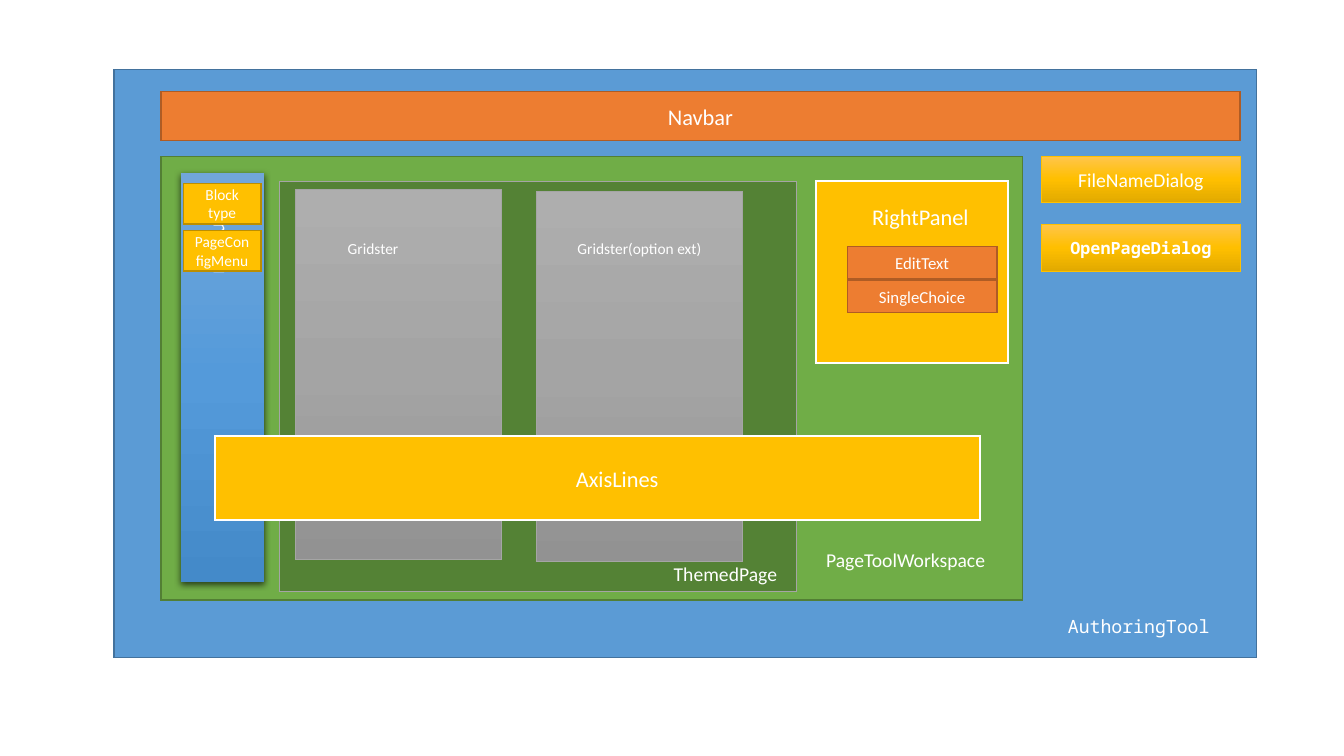
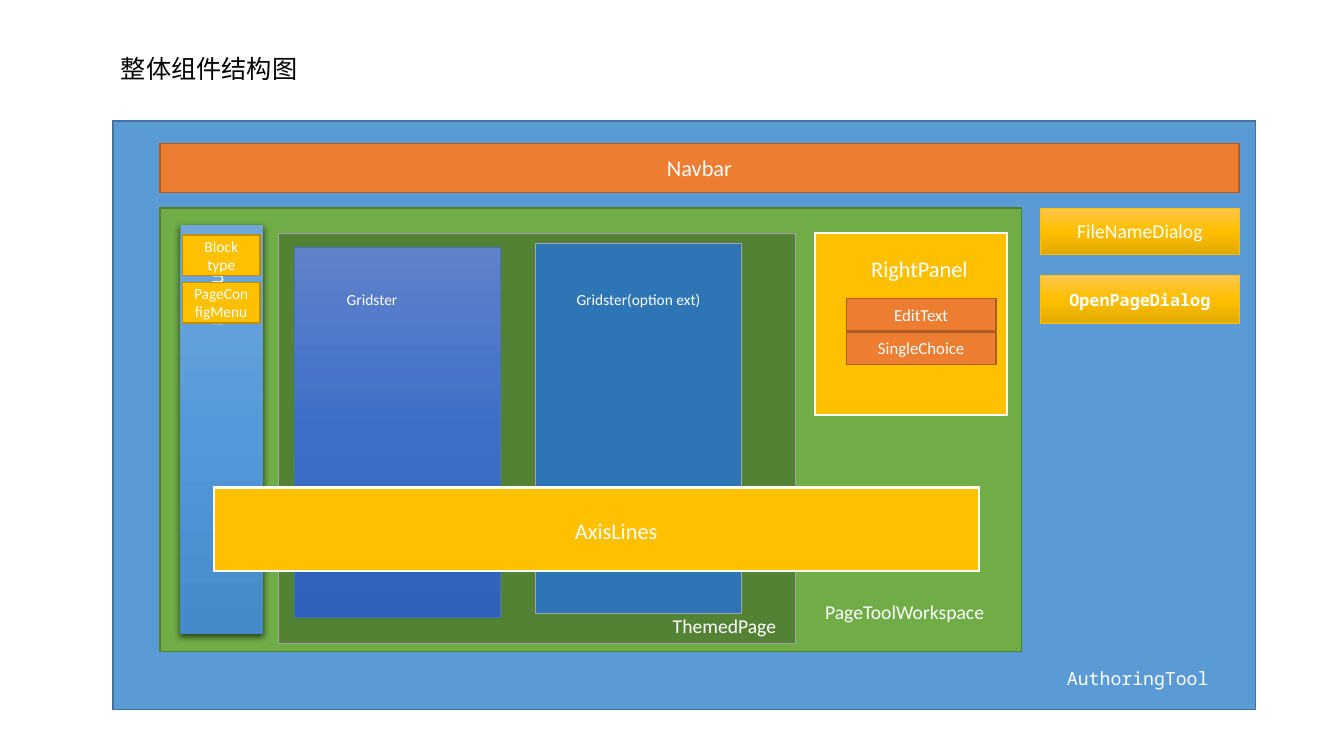
Before and after one commit to qcgm1978/AuthoringTool, a slide deck: slide 2 of doc/AuthoringTool Design.pptx. Drawn at 1344x756 pixels with LibreOffice and Linux fonts; fonts in the diff are those of the drawing. Boxes give left, top, right and bottom in pixels: in the first picture for what was removed or moved away, otherwise in the second. Text is boxed around its words. In the diff, an @@ line names an element or a change of style, - is before the commit and + after.

```diff
--- a/doc/AuthoringTool Design.pptx
+++ b/doc/AuthoringTool Design.pptx
@@ text added at [121,56,297,80], 18 pt, text #000000 @@
+整体组件结构图
@@ rectangle: place and size @@
-rectangle at [295,190,501,560]
+rectangle at [294,247,500,617]
@@ rectangle at [294,247,500,617]: fill gradient #AFAFAF to #A5A5A5 to #939393 to gradient #6183CB to #3E70CA to #3062BB; outline #A5A5A5 0.5 pt to #4472C4 0.5 pt @@
@@ 14 rectangles, 6 texts: place and size @@
-14 rectangles, 6 texts at [114,70,1256,658]
+14 rectangles, 6 texts at [113,121,1255,710]
@@ rectangle at [535,243,741,613]: fill gradient #AFAFAF to #A5A5A5 to #939393 to #2E75B6 @@
@@ text "PageToolWorkspace": place and size @@
-text "PageToolWorkspace" at [826,553,985,571]
+text "PageToolWorkspace" at [825,605,984,623]
```
Also in this commit, not shown: 1 other slide changed, 3 slides added, 2 slides removed, 2 other files.
